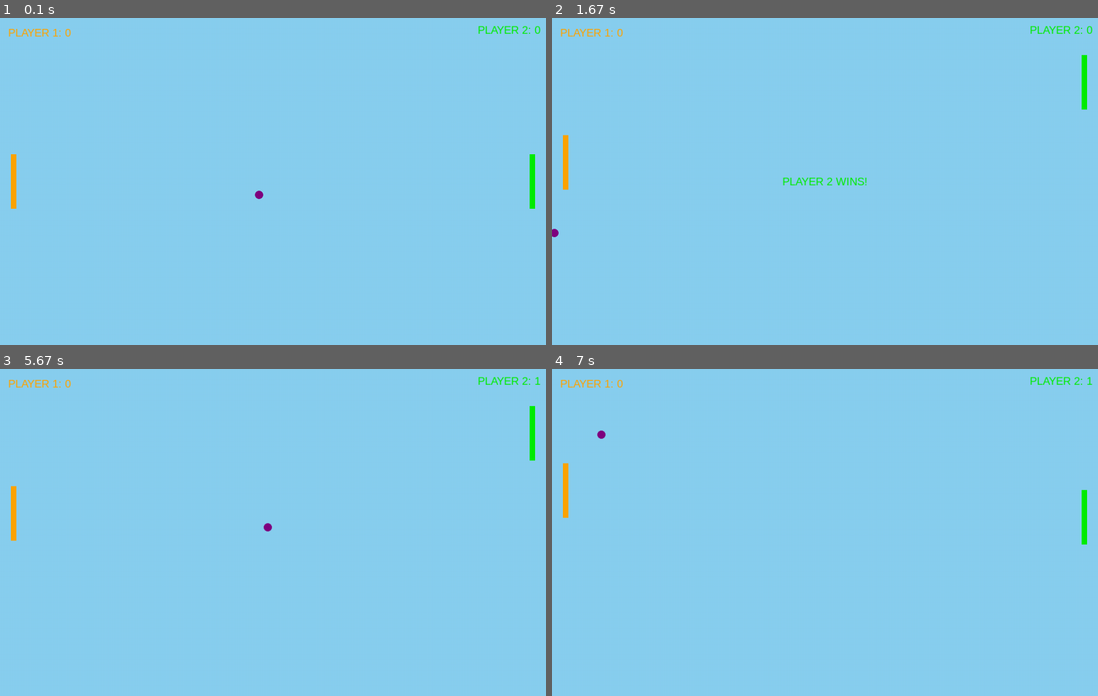
Above: before the commit, frames 1-4 (two rows, left to right).
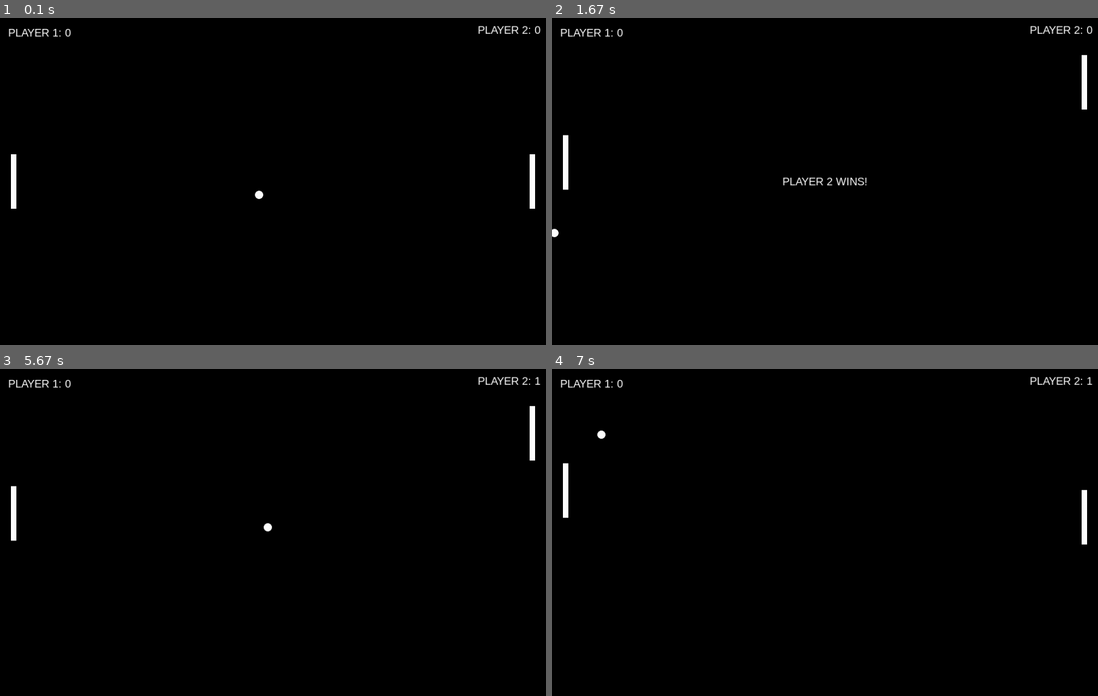
Above: after the commit, the same moments.

Repository: Brolo231/Pong_pygame
Game: pygame game, started from 2Pong.py
Two runs of this game, one before a commit and one after it. Both use one fixed random seed, a clock stepped at 60 frames per second and the inputs below.
Inputs:
- Up to frame 1 (0.1 s): no input
- Up to frame 2 (1.67 s): hold Up 0.33-0.8 s; hold Down 0.83-1.13 s; tap W at 0.9, 1.23, 1.63 s; tap Z at 0.98 s; hold Up 1.17-1.53 s; hold Down from 1.57 s (still down)
- Up to frame 3 (5.67 s): release Down at 1.93 s
- Up to frame 4 (7 s): hold Down 5.97-6.33 s; tap W at 6.03, 6.43, 6.77 s; hold Up 6.37-6.67 s; tap Z at 6.52 s; hold Down from 6.7 s (still down)

The runs differ from the first frame. In frame 1, 100% of the frame differs, in the area x 0-100%, y 0-100%; in frame 2, 100%; in frame 3, 100%; in frame 4, 100%.

Commit message:
Update 2Pong.py
Updated monochromatic colour theme

Diff:
--- a/2Pong.py
+++ b/2Pong.py
@@ -11,11 +11,11 @@
 pygame.display.set_caption("2Pong")
 
 # Colours
-Baby_blue = (137, 207, 240)
-Light_green = (0, 238, 0)
-Orange = (255, 165, 0)
+Baby_blue = (0, 0, 0) #black
+Light_green = (255, 255, 255) #white
+Orange = (255, 255, 255) #white
 Red = (255, 0, 0)
-Purple = (128, 0, 128)
+Purple = (255, 255, 255) #white
 
 # Player dimensions
 PLAYER_WIDTH = 10
